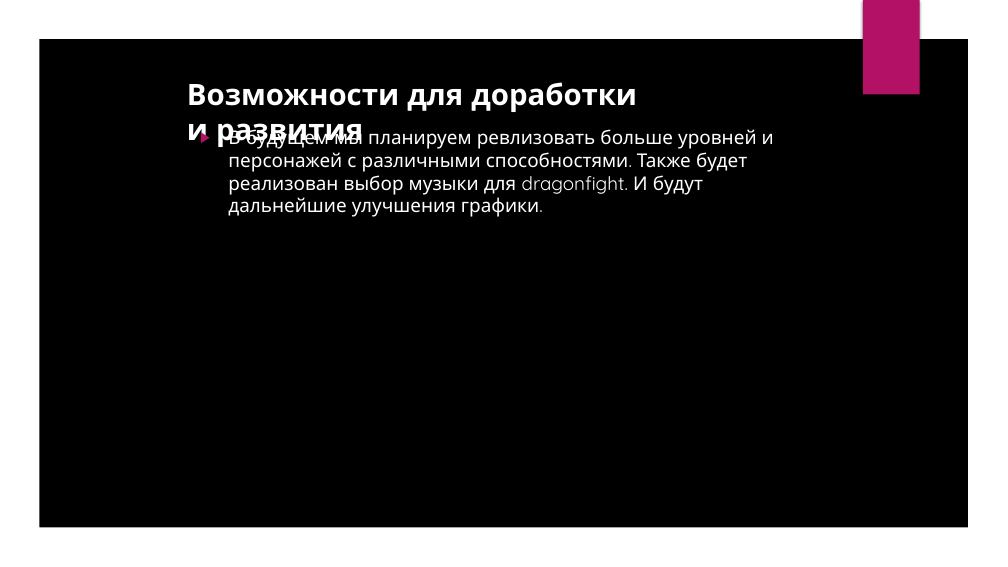
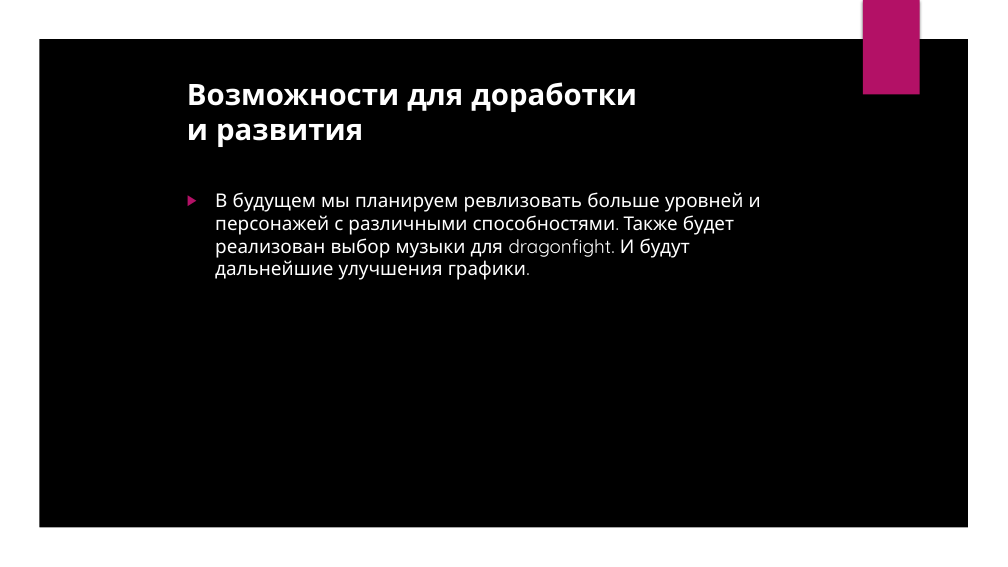
Before and after one commit to VeraPavlovskaya/PyGameProject, a slide deck: slide 8 of presentation.pptx. Drawn at 1008x567 pixels with LibreOffice and Linux fonts; fonts in the diff are those of the drawing; background and template pictures are left out. Boxes give left, top, right and bottom in pixels: in the first picture for what was removed or moved away, otherwise in the second. Text is boxed around its words. In the diff, an @@ line names an element or a change of style, - is before the commit and + after.

```diff
--- a/presentation.pptx
+++ b/presentation.pptx
@@ text "В будущем мы планируем ревлизовать ...": place and size @@
-text "В будущем мы планируем ревлизовать ..." at (228,127,774,217)
+text "В будущем мы планируем ревлизовать ..." at (215,192,761,280)
```
Also in this commit, not shown: 4 other slides changed.
